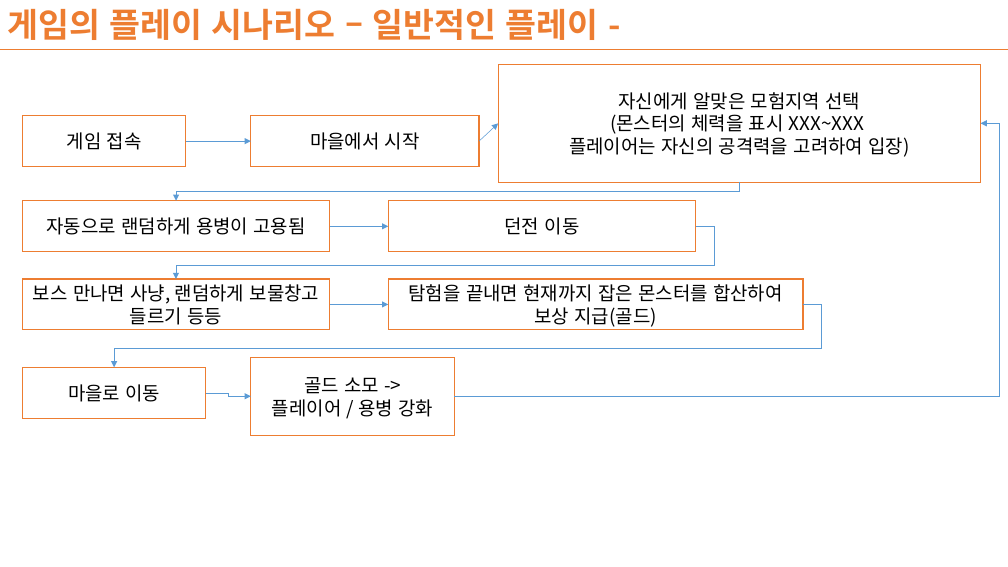
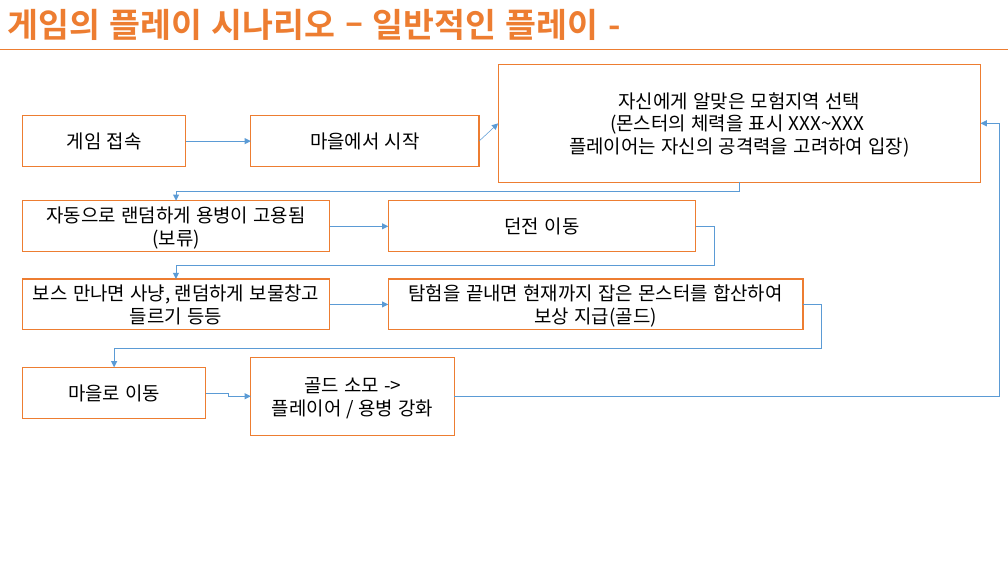
Before and after one commit to skyser2003/G, a slide deck: slide 6 of Design/Documents/Project G Introduction.pptx. Drawn at 1008x567 pixels with LibreOffice and Linux fonts; fonts in the diff are those of the drawing. Boxes give left, top, right and bottom in pixels: in the first picture for what was removed or moved away, otherwise in the second. Text is boxed around its words. In the diff, an @@ line names an element or a change of style, - is before the commit and + after.

```diff
--- a/Design/Documents/Project G Introduction.pptx
+++ b/Design/Documents/Project G Introduction.pptx
@@ text in rectangle at (x1=152, y1=229, x2=200, y2=249): paragraph added @@
+(보류)
```
Also in this commit, not shown: 5 other slides changed, 4 other files.
